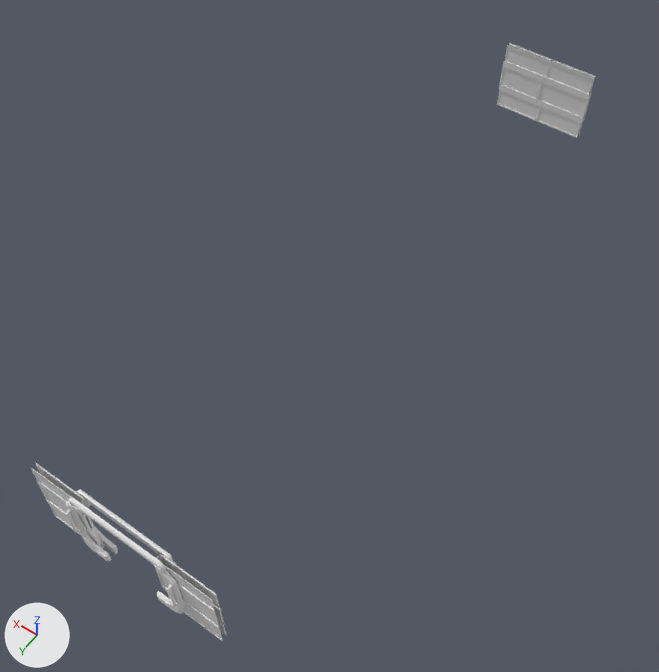
The Blender file Blender Moderls/Level 3 On Train/TrainSet.blend: old version first, new version second.
Before and after are seen from a 50 mm camera at (-12.4, 9.6, 28.8) aimed at (0.4, -8.4, 0.6). The axes (+X, +Y, +Z) are drawn at lower left. The lights are the same throughout. The same objects are shown in both versions, whatever each file hides.

Objects in the first picture: 'Train_Door1', 'Train_Door1.001', 'Train_Door2', 'Train_Door2.001', 'Train_Door_1'.
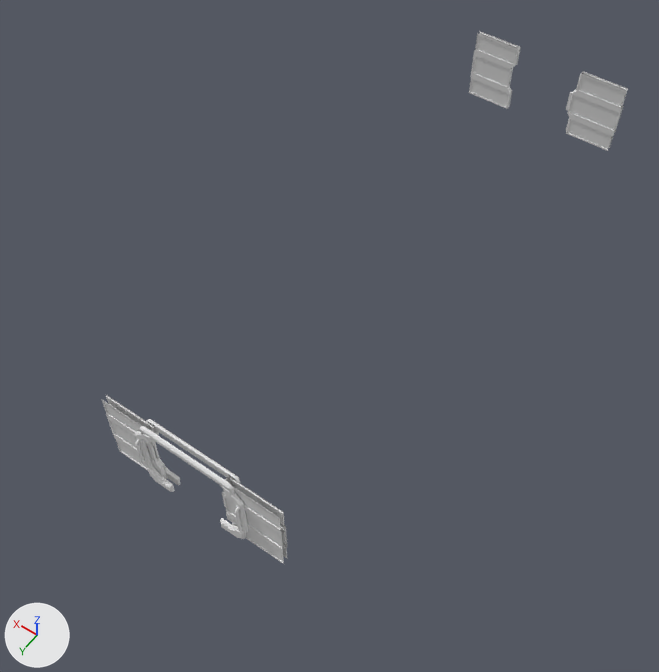
Patch to the scene script:
```diff
--- a/Blender Moderls/Level 3 On Train/TrainSet.blend.py
+++ b/Blender Moderls/Level 3 On Train/TrainSet.blend.py
@@ ob_train_door2_001 @@
 ob_train_door2_001.parent = ob_train_door_test
-ob_train_door2_001.location = (0.0, 0.0, 0.0)
+ob_train_door2_001.location = (-1.573, 0.0, 0.0)
@@ ob_train_door1_001 @@
 ob_train_door1_001.parent = ob_train_door_test
-ob_train_door1_001.location = (0.0, 0.0, 0.0)
+ob_train_door1_001.location = (1.573, 0.0, 0.0)
@@ ob_train_door_1 @@
 ob_train_door_1 = bpy.data.objects.new('Train_Door_1', me_cube_001)
-ob_train_door_1.location = (0.0, 3.19, 0.0)
+ob_train_door_1.location = (0.0, 0.0, 0.0)
```

Where the change shows, as pixel boxes (x1, y1, x2, y2) in the pictures (659 x 672 px):
'Train_Door_1', moved
    before: (66, 489, 185, 614)
    after: (135, 419, 248, 539)
'Train_Door2.001', moved
    before: (536, 59, 596, 138)
    after: (566, 71, 628, 151)
'Train_Door2', moved
    before: (156, 553, 226, 642)
    after: (222, 476, 288, 564)
'Train_Door1.001', moved
    before: (497, 43, 551, 121)
    after: (468, 31, 521, 109)
'Train_Door1', moved
    before: (31, 462, 105, 548)
    after: (101, 395, 168, 480)
